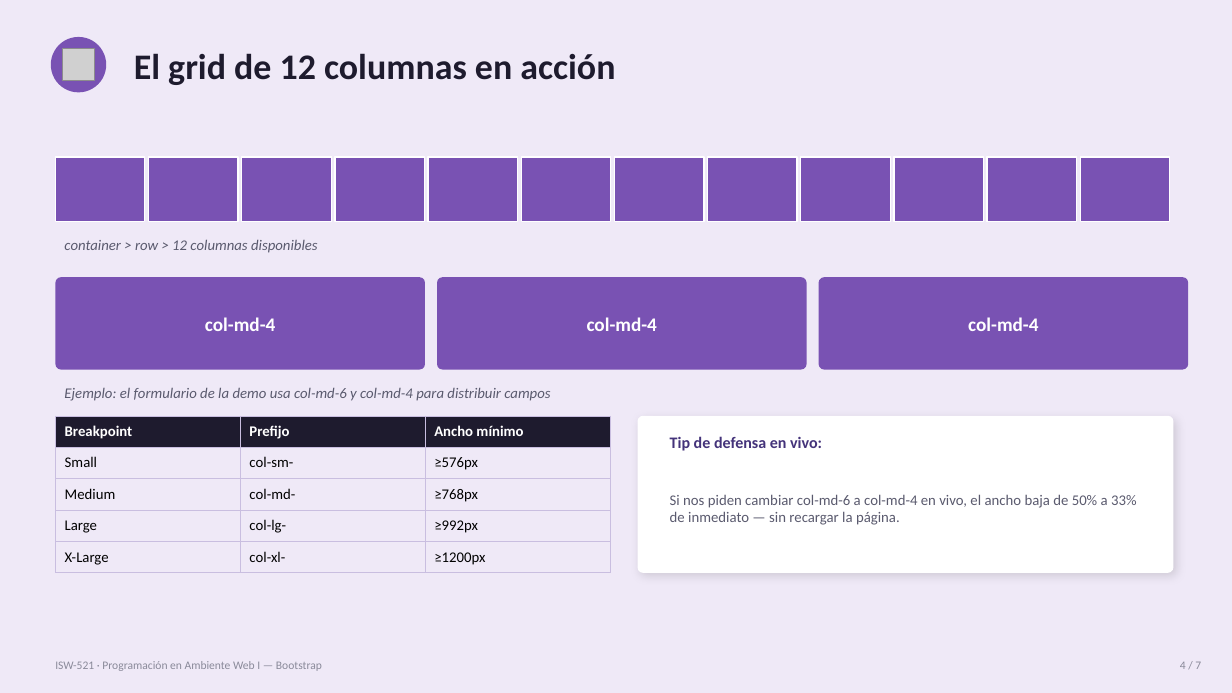
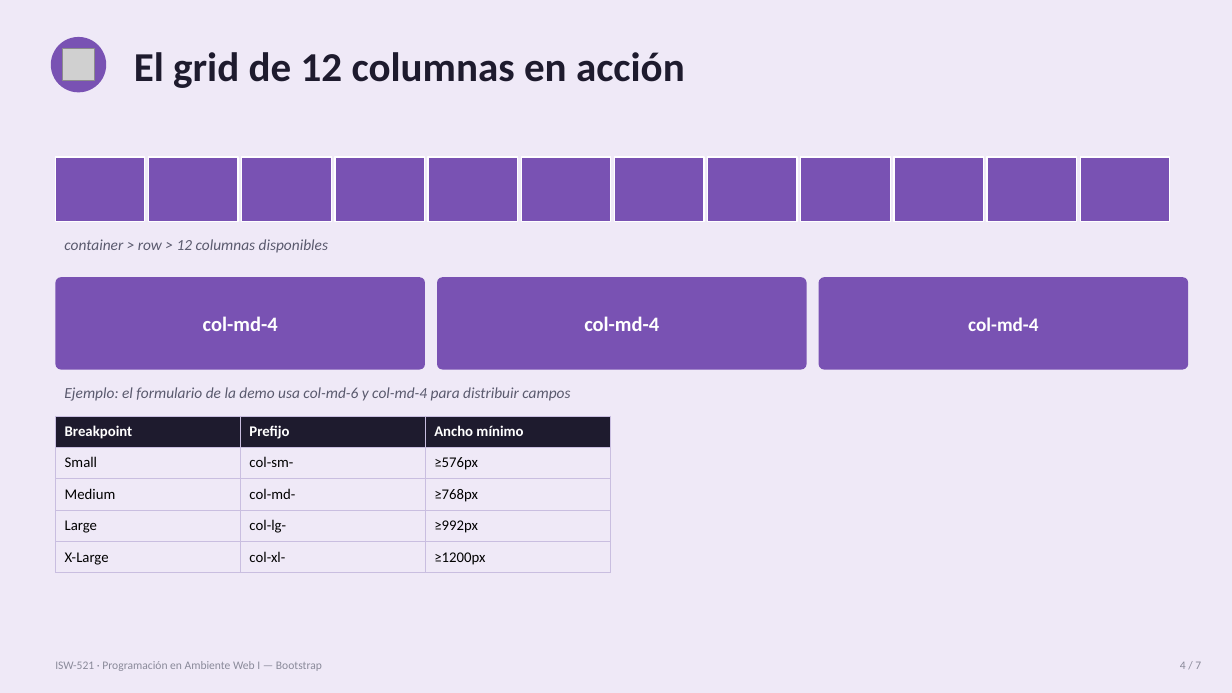
Before and after one commit to Ulisesrod/BootstrapExample, a slide deck: slide 4 of Bootstrap_Presentacion.pptx. Drawn at 1232x693 pixels with LibreOffice and Linux fonts; fonts in the diff are those of the drawing; grey boxes stand for pictures. Boxes give left, top, right and bottom in pixels: in the first picture for what was removed or moved away, otherwise in the second. Text is boxed around its words. In the diff, an @@ line names an element or a change of style, - is before the commit and + after.

```diff
--- a/Bootstrap_Presentacion.pptx
+++ b/Bootstrap_Presentacion.pptx
@@ text "El grid de 12 columnas ..." at [134, 52, 685, 88]: size 28 to 32 pt @@
@@ text "container > row > 12 ..." at [64, 239, 328, 253]: size 11.5 to 12 pt @@
@@ text "col-md-4" at [203, 316, 278, 331]: size 15 to 16 pt @@
@@ text "col-md-4" at [584, 316, 659, 331]: size 15 to 16 pt @@
@@ text "Ejemplo: el formulario de la ..." at [64, 387, 570, 401]: size 11.5 to 12 pt @@
@@ rounded rectangle removed at [638, 416, 1174, 573] @@
@@ text removed at [670, 436, 822, 451] @@
-Tip de defensa en vivo:
@@ text removed at [670, 494, 1137, 525] @@
-Si nos piden cambiar col-md-6 a col-md-4 en vivo, el ancho baja de 50% a 33% de inmediato — sin recargar la página.
```
Also in this commit, not shown: 6 other slides changed, 1 other file.
